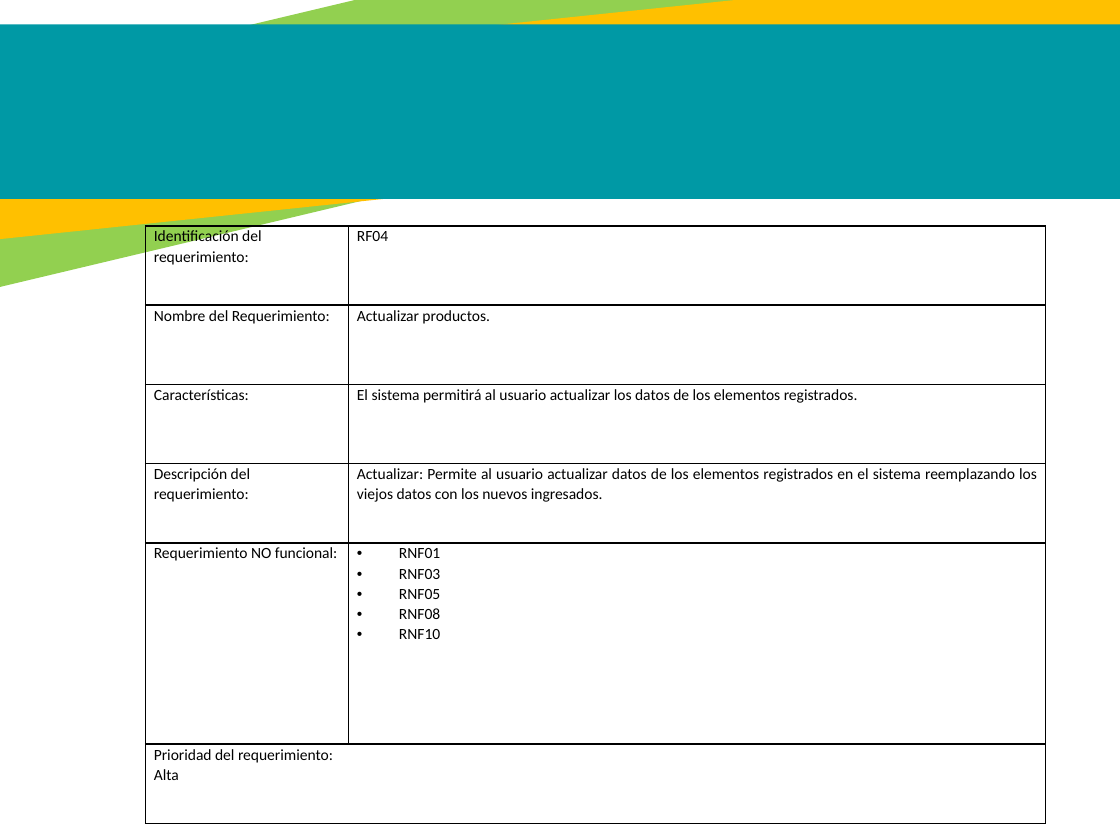
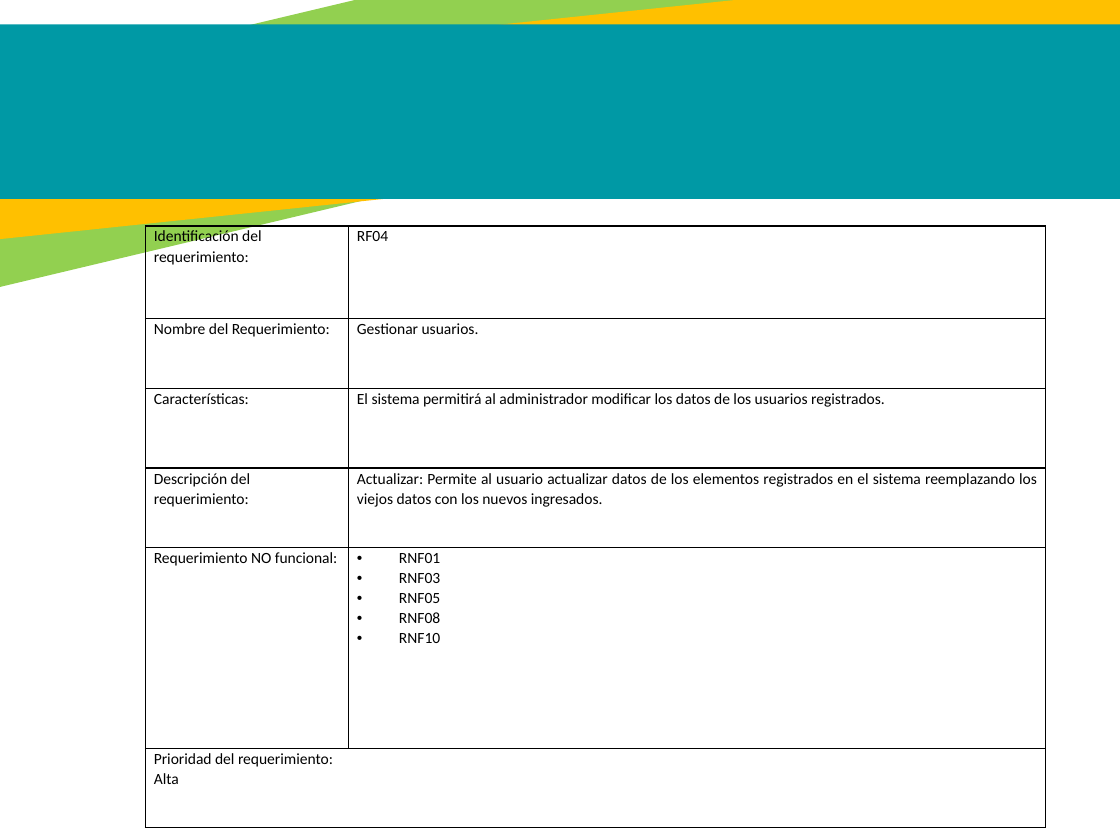
Before and after one commit to jackas779/proyecto, a slide deck: slide 18 of Presentación - Proyecto.pptx (slide 19 before the commit). Drawn at 1120x840 pixels with LibreOffice and Linux fonts; fonts in the diff are those of the drawing. Boxes give left, top, right and bottom in pixels: in the first picture for what was removed or moved away, otherwise in the second. Text is boxed around its words. In the diff, an @@ line names an element or a change of style, - is before the commit and + after.

```diff
--- a/Presentación - Proyecto.pptx
+++ b/Presentación - Proyecto.pptx
@@ table at (146,226,1045,828) @@
-row 2, column 2: Actualizar productos.
+row 2, column 2: Gestionar usuarios.
-row 3, column 2: El sistema permitirá al usuario actualizar los datos de los elementos registrados.
+row 3, column 2: El sistema permitirá al administrador modificar los datos de los usuarios registrados.
```
Also in this commit, not shown: 6 other slides changed, 2 slides added, 3 slides removed, 3 other files.
